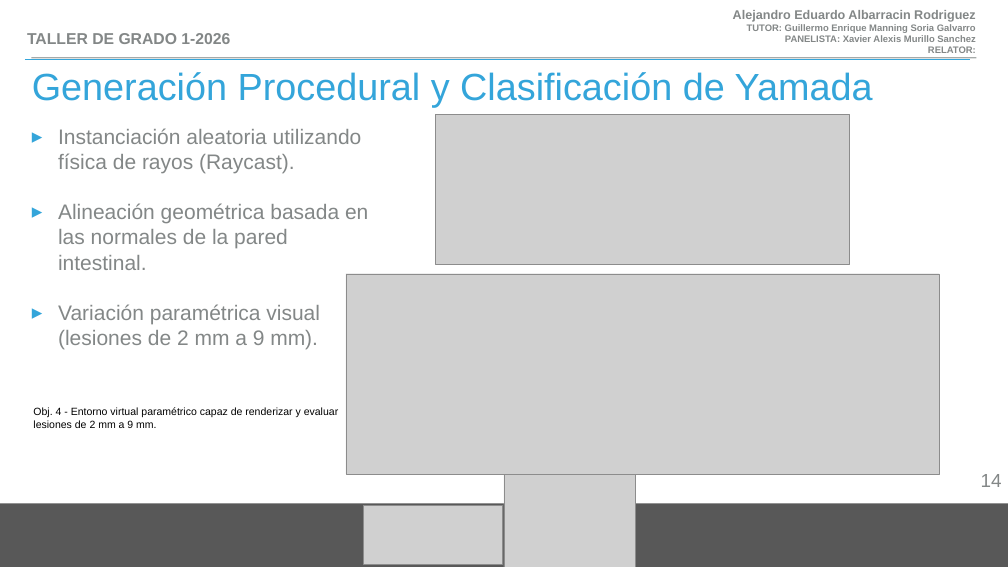
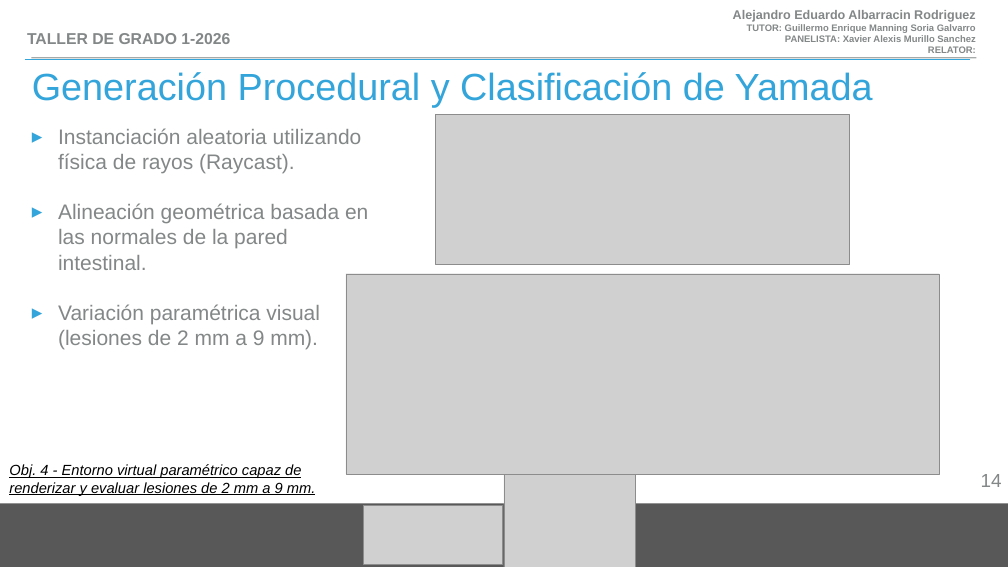
Before and after one commit to albale15/simulador_de_Extraccion_de_polipos_intestinales, a slide deck: slide 14 of presentacion/presentacion simulador de reseccion de polipos intestinales.pptx. Drawn at 1008x567 pixels with LibreOffice and Linux fonts; fonts in the diff are those of the drawing; grey boxes stand for pictures. Boxes give left, top, right and bottom in pixels: in the first picture for what was removed or moved away, otherwise in the second. Text is boxed around its words. In the diff, an @@ line names an element or a change of style, - is before the commit and + after.

```diff
--- a/presentacion/presentacion simulador de reseccion de polipos intestinales.pptx
+++ b/presentacion/presentacion simulador de reseccion de polipos intestinales.pptx
@@ text "Obj. 4 - Entorno virtual ...": place and size @@
-text "Obj. 4 - Entorno virtual ..." at (33,407,338,428)
+text "Obj. 4 - Entorno virtual ..." at (9,464,316,496)
@@ text "Obj. 4 - Entorno virtual ..." at (9,464,316,496): size 20 to 28 pt, italic on, underline on @@
```
Also in this commit, not shown: 11 other slides changed, 6 other files.
